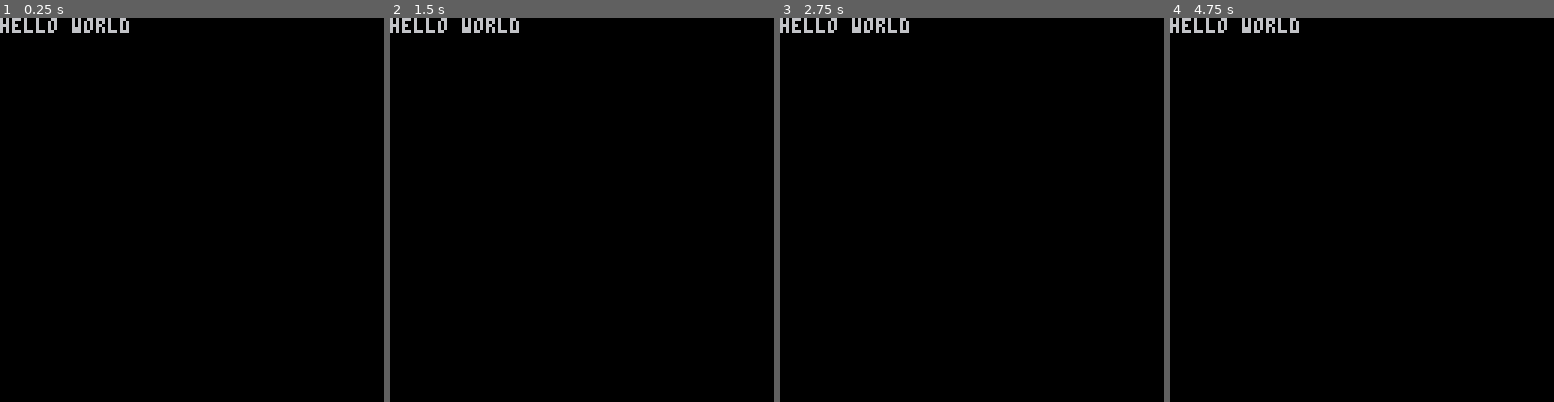
Above: before the commit, frames 1-4 (left to right).
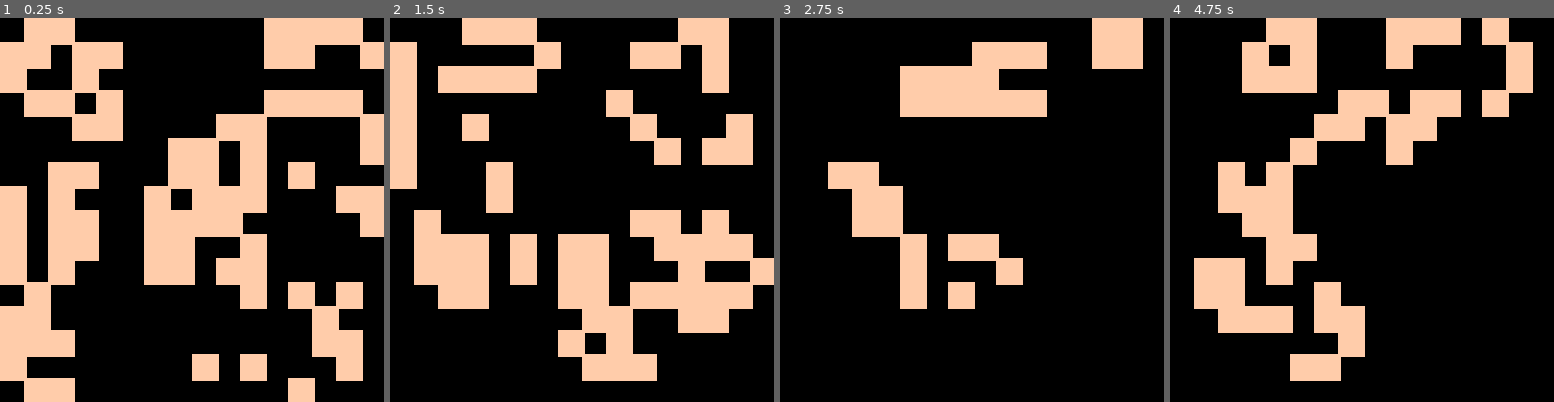
Above: after the commit, the same moments.

Repository: hiddenwaffle/pico8-sandbox
Game: PICO-8 cartridge game-of-life.p8
Same seed, same stepped clock (60 frames per second), same inputs: the game is played once before the commit and once after it.
Inputs:
- Up to frame 1 (0.25 s): no input
- Up to frame 2 (1.5 s): no input
- Up to frame 3 (2.75 s): no input
- Up to frame 4 (4.75 s): no input

The runs differ from the first frame. In frame 1, 38% of the frame differs, in the area x 0-100%, y 0-100%; in frame 2, 31%; in frame 3, 14%; in frame 4, 22%.

Commit message:
Add single run of game of life with randomized initial state

Diff:
--- a/game-of-life.p8
+++ b/game-of-life.p8
@@ -3,8 +3,101 @@
 __lua__
 
 function _init()
+  g_width = 16
+  g_height = 16
+  g_size = 8
+  g_cells = { }
+  g_offsets = {
+    { ['x'] = -1, ['y'] = -1 },
+    { ['x'] =  0, ['y'] = -1 },
+    { ['x'] =  1, ['y'] = -1 },
+    { ['x'] = -1, ['y'] =  0 },
+    { ['x'] =  1, ['y'] =  0 },
+    { ['x'] = -1, ['y'] =  1 },
+    { ['x'] =  0, ['y'] =  1 },
+    { ['x'] =  1, ['y'] =  1 }
+  }
+  g_t = 0
+  for i = 0, g_width * g_height - 1 do
+    g_cells[i] = {
+      ['current']  = rnd_tf(),
+      ['previous'] = false
+    }
+  end
+end
+
+function rnd_tf()
+  local x = flr(rnd(2))
+  if (x == 1) return true
+  return false
+end
+
+function convert_index_to_xy(index)
+  return index % g_width, flr(index / g_width)
+end
+
+function convert_xy_to_index(x, y)
+  return x + y * g_width
+end
+
+function in_bounds(x, y)
+  if x >= 0 and x < g_width and y >= 0 and y < g_height then
+    return true
+  end
+  return false
+end
+
+function _update()
+  g_t += 1
+  if (g_t > 3) then
+    next_gen()
+    g_t = 0
+  end
+end
+
+function next_gen()
+  for index, cell in pairs(g_cells) do
+    cell['previous'] = cell['current']
+  end
+  for index, cell in pairs(g_cells) do
+    cell['current'] = calculate_new_state(index)
+  end
+end
+
+function calculate_new_state(index)
+  local count = count_neighbors(index)
+  local alive = g_cells[index]['previous']
+  if alive and (count == 2 or count == 3) then
+    return true
+  elseif count == 3 then
+    return true
+  end
+  return false
+end
+
+function count_neighbors(index)
+  local x, y = convert_index_to_xy(index, g_width)
+  local count = 0
+  for offset in all(g_offsets) do
+    local neighbor_x = x + offset['x']
+    local neighbor_y = y + offset['y']
+    if (in_bounds(neighbor_x, neighbor_y)) then
+      local neighbor_index = convert_xy_to_index(neighbor_x, neighbor_y)
+      local neighbor = g_cells[neighbor_index]
+      if (neighbor['previous']) count += 1
+    end
+  end
+  return count
+end
+
+function _draw()
   cls()
-  print('hello world')
+  for index, cell in pairs(g_cells) do
+    if cell['current'] then
+      local x, y = convert_index_to_xy(index)
+      rectfill(x * g_size, y * g_size, (x + 1) * g_size, (y + 1) * g_size, 15)
+    end
+  end
 end
 
 __gfx__
